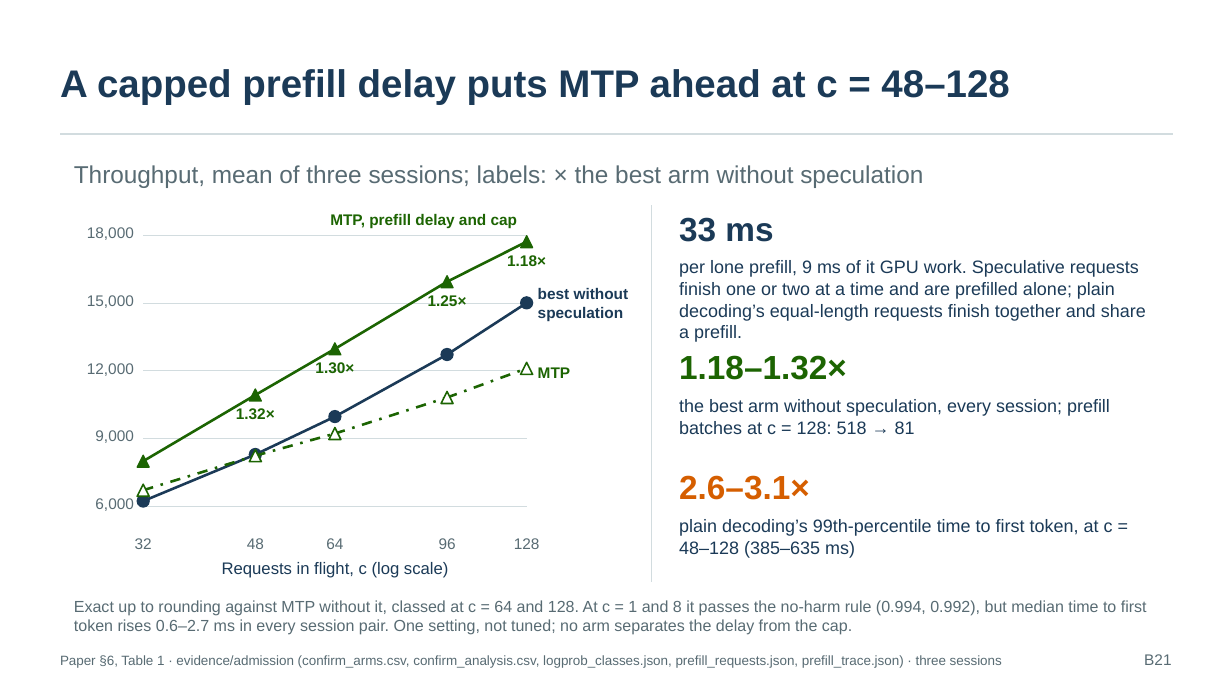
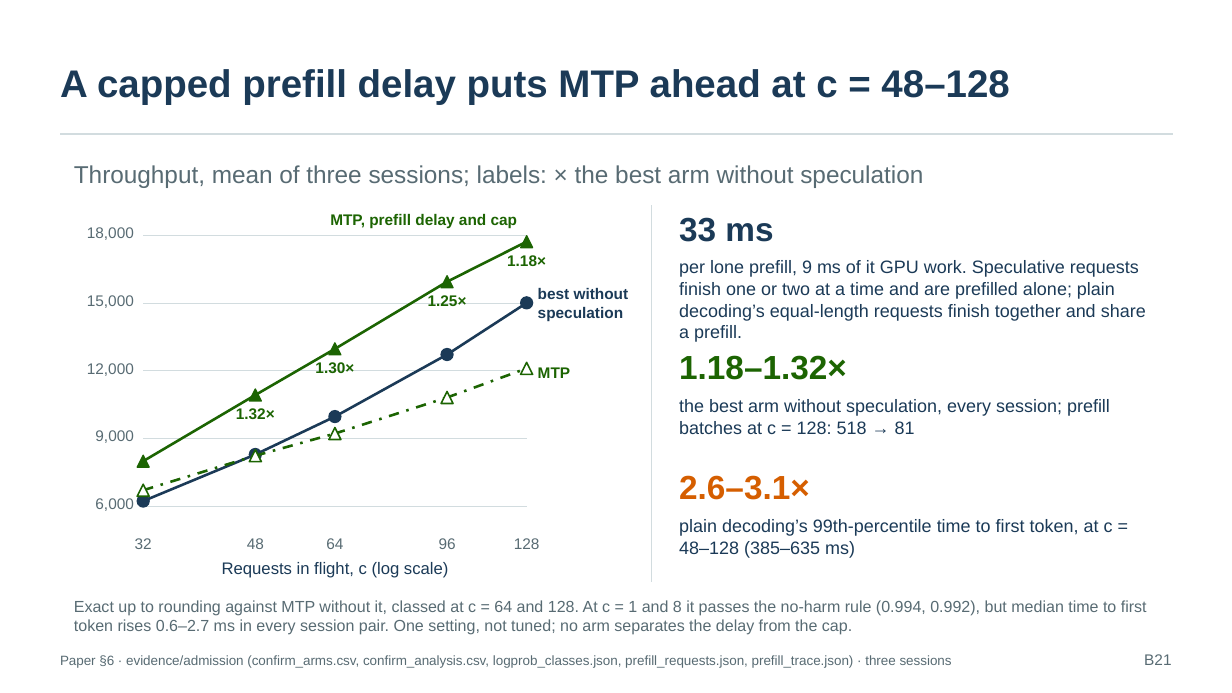
Before and after one commit to SamMausberg/verified-progress, a slide deck: slide 38 of presentation/verifier_paper_talk.pptx (slide 37 before the commit). Drawn at 1232x693 pixels with LibreOffice and Linux fonts; fonts in the diff are those of the drawing. Boxes give left, top, right and bottom in pixels: in the first picture for what was removed or moved away, otherwise in the second. Text is boxed around its words. In the diff, an @@ line names an element or a change of style, - is before the commit and + after.

```diff
--- a/presentation/verifier_paper_talk.pptx
+++ b/presentation/verifier_paper_talk.pptx
@@ text at [60, 655, 952, 668]: text changed @@
-Paper §6, Table 1 · evidence/admission (confirm_arms.csv, confirm_analysis.csv, logprob_classes.json, prefill_requests.json, prefill_trace.json) · three sessions
+Paper §6 · evidence/admission (confirm_arms.csv, confirm_analysis.csv, logprob_classes.json, prefill_requests.json, prefill_trace.json) · three sessions
```
Also in this commit, not shown: 27 other slides changed, 2 slides added, 2 slides removed, 3 other files.
